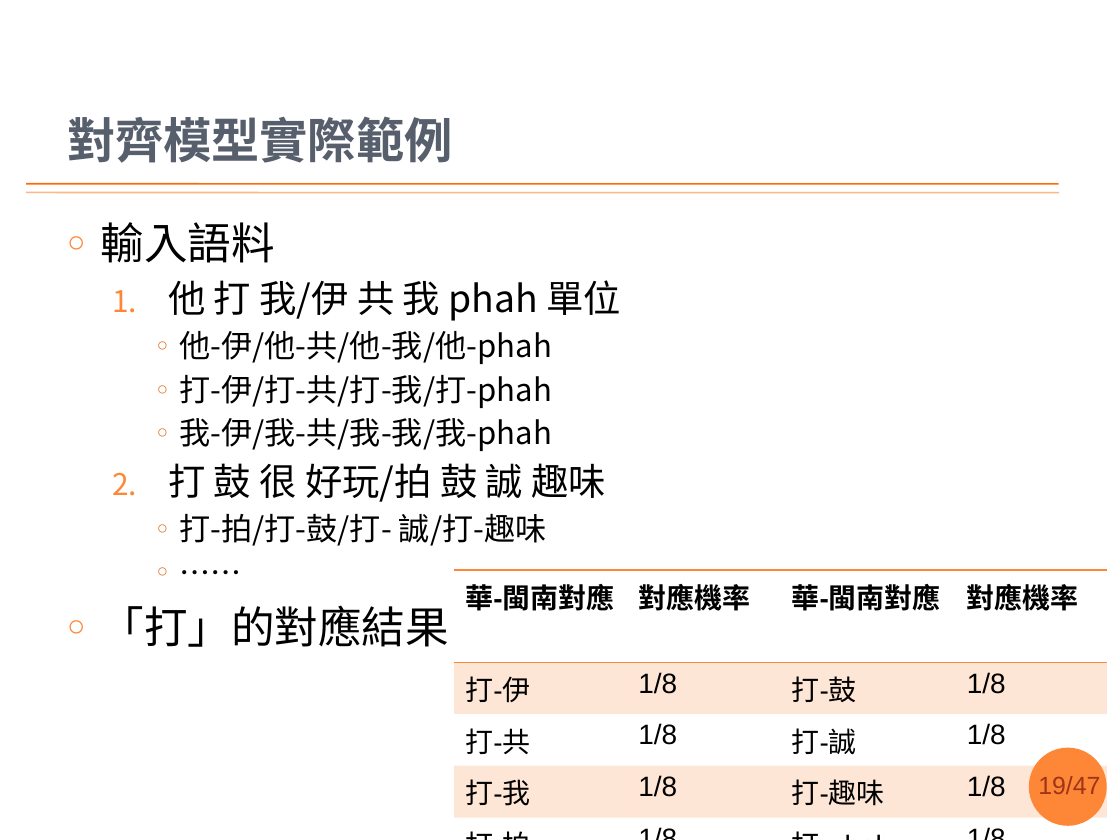
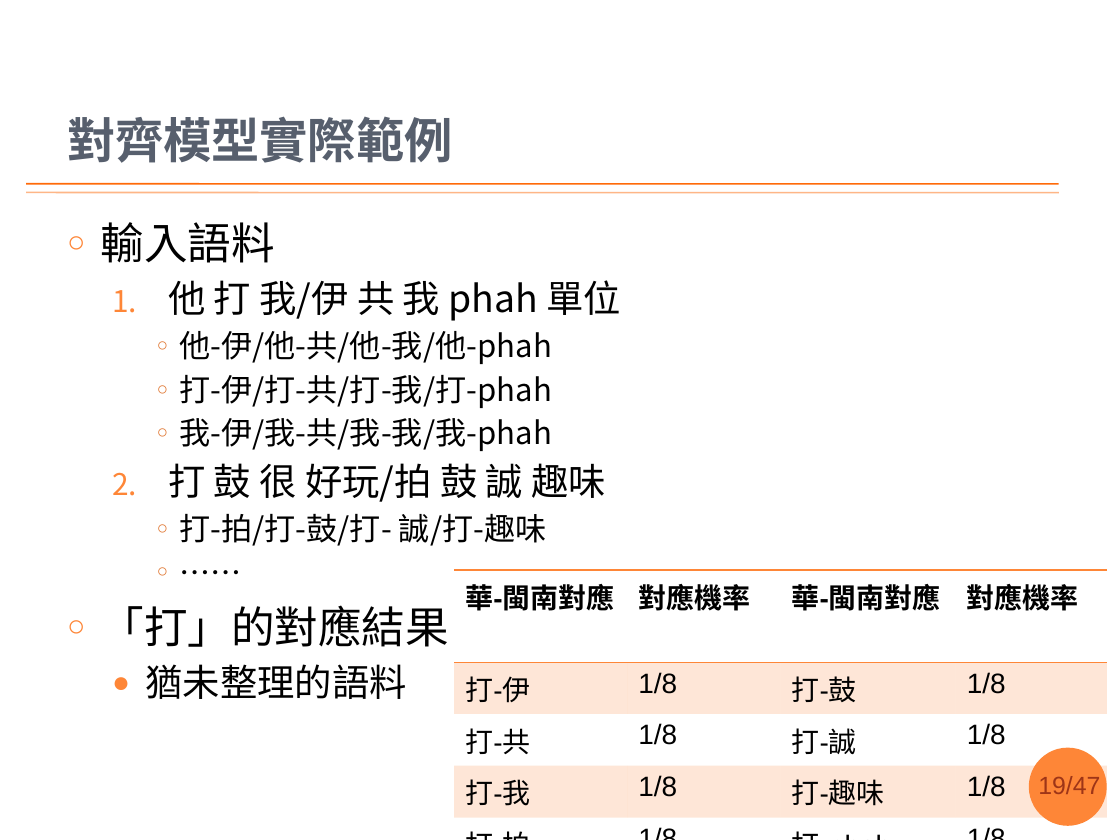
Before and after one commit to sih4sing5hong5/po3-ko3_tau5-iann2-phinn3, a slide deck: slide 19 of 翻譯報告.pptx. Drawn at 1120x840 pixels with LibreOffice and Linux fonts; fonts in the diff are those of the drawing; background and template pictures are left out. Boxes give left, top, right and bottom in pixels: in the first picture for what was removed or moved away, otherwise in the second. Text is boxed around its words. In the diff, an @@ line names an element or a change of style, - is before the commit and + after.

```diff
--- a/翻譯報告.pptx
+++ b/翻譯報告.pptx
@@ text at <box>146,664,407,699</box>: paragraph added @@
+  ● 猶未整理的語料
```
Also in this commit, not shown: 8 other slides changed, 1 slide removed.
